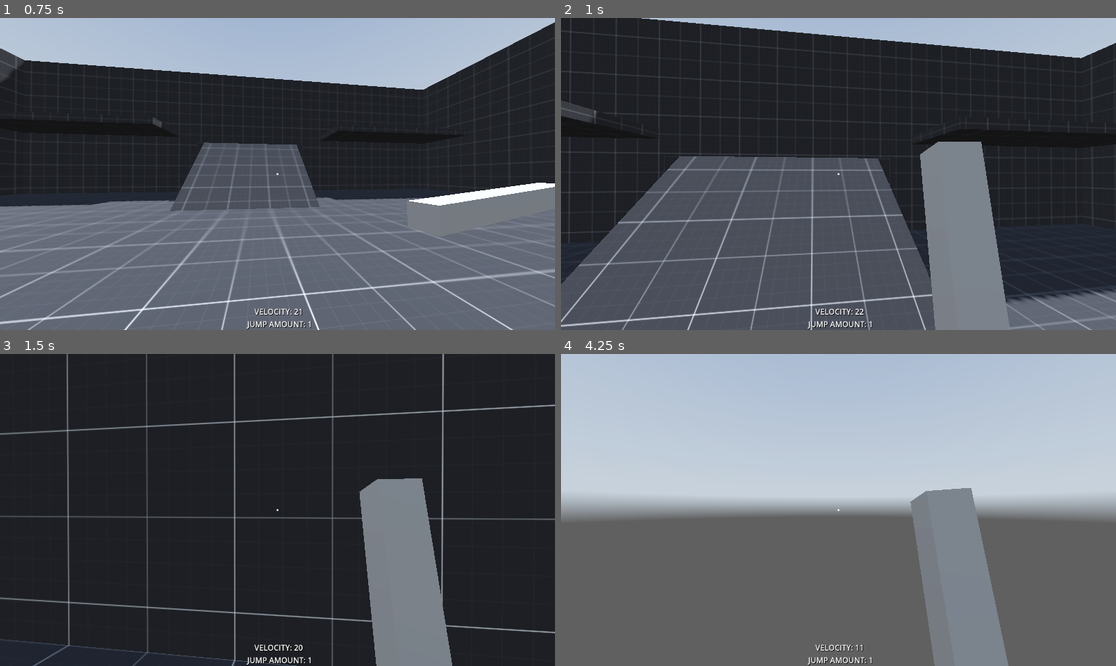
Above: before the commit, frames 1-4 (two rows, left to right).
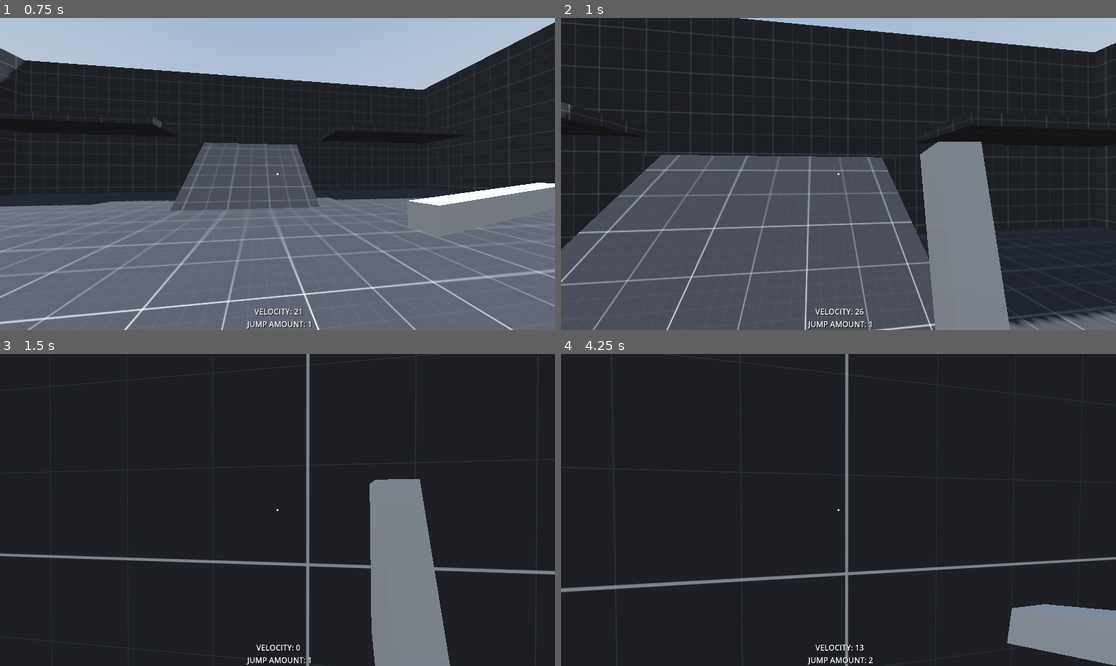
Above: after the commit, the same moments.

Repository: fearbucker/FirstPersonPlatformer
Game: Godot game, scene res://Levels/Main/L_Main.tscn
Two runs of this game, one before a commit and one after it. Both use one fixed random seed, a clock stepped at 60 frames per second and the inputs below. A sky picture missing from this copy of the repository is replaced by a grey-blue gradient.
Inputs (mouse positions are in pixels of both pictures, inside the frame that each line leads up to):
- Up to frame 1 (0.75 s): move the mouse to (305, 174) at 0.52 s; hold W (move_forward) from 0.53 s (still down); hold Shift (sprint) from 0.53 s (still down); click (305, 174) at 0.67 s
- Up to frame 2 (1 s): keep holding W (move_forward); keep holding Shift (sprint); tap Space (jump) at 0.77 s; tap Q (hook, bound only after the commit) at 0.8 s
- Up to frame 3 (1.5 s): keep holding W (move_forward); move the mouse to (249, 510) at 1.27 s; release Shift (sprint) at 1.28 s; tap Q (hook, bound only after the commit) at 1.35 s
- Up to frame 4 (4.25 s): keep holding W (move_forward); tap Space (jump) at 1.52, 3.02, 3.77 s; tap Shift (sprint) at 1.55, 3.05 s; move the mouse to (849, 503) at 2.02 s; click (849, 503) at 2.1 s; tap Q (hook, bound only after the commit) at 2.3, 3.8 s; move the mouse to (832, 516) at 2.77 s; tap Ctrl (crouch) at 2.85 s; click (832, 516) at 2.92 s; move the mouse to (877, 513) at 3.52 s; tap E (ePress) at 3.6 s

Frame 1 is identical in both runs. In frame 2, 11% of the frame differs, in the area x 0-100%, y 0-100%; in frame 3, 5.5%; in frame 4, 100%.

Commit message:
Created grappling hook function

Diff:
--- a/Levels/Main/Label.gd
+++ b/Levels/Main/Label.gd
@@ -5,7 +5,7 @@
 # Reference to the player's MovementController or the relevant script
 @onready var player = $"../Player"
 
-func _process(delta):
+func _process(_delta):
 	# Get the player's velocity from the MovementController
 
 	var velocity = player.velocity
--- a/Player/Head.gd
+++ b/Player/Head.gd
@@ -9,7 +9,12 @@
 @onready var weapon_pivot = $Camera/WeaponPivot
 @onready var player = $".."
 @onready var camera_animations = $Camera/camera_animations
+@onready var hook = $Hook
+@onready var line_helper = $LineHelper
+@onready var line = $LineHelper/Line
 
+
+@export var grapple_point : NodePath
 @export var mouse_sensitivity := 2.0
 @export var y_limit := 90.0
 var mouse_axis := Vector2()
@@ -17,8 +22,75 @@
 var picked_object
 var pull_force = 8
 
+# Grappling Variables
+@export var max_grapple_speed := 1.5
+@export var grapple_speed := .5
+@export var rest_length := 1.0
+var hooked := false
+var grapple_position := Vector3()
+# HOOK STUFF
+
+func handle_hook() -> void:
+	check_hook_activation()
+	var length := calculate_path()
+	draw_hook(length)
+	look_for_point()
+
+func check_hook_activation() -> void:
+	# Activate hook
+
+
+	if Input.is_action_just_pressed("hook") and hook.is_colliding():
+		hooked = true
+		grapple_position = hook.get_collision_point()
+		line.show()
+
+	# Stop grappling
+	elif Input.is_action_just_released("hook"):
+		hooked = false
+		line.hide()
+
+func calculate_path() -> float:
+	var player2hook: Vector3 = grapple_position - player.position
+	var length := player2hook.length()
+	if hooked:
+		# if we more than 4 away from line, don't dampen speed as much
+		if length > 4:
+			player.velocity *= .999
+		# Otherwise dampen speed more
+		else:
+			player.velocity *= .9
+
+		# Hook's law equation
+		var force := grapple_speed * (length - rest_length)
+
+		# Clamp force to be less than max_grapple_speed
+		if abs(force) > max_grapple_speed:
+			force = max_grapple_speed
+
+		# Preserve direction, but scale by force
+		player.velocity += player2hook.normalized() * force
+
+	return length
+
+func draw_hook(length: float) -> void:
+	var direction = grapple_position - line_helper.global_transform.origin
+	var up = Vector3.UP
+	if direction.normalized().dot(up) < 0.99:
+		up = Vector3.RIGHT  # Choose a different up vector that is not nearly aligned
+	line_helper.look_at(grapple_position, up)
+	line.height = length
+	line.position.z = length / -2
+
+
+func look_for_point() -> void:
+	var grapple_pt := get_node_or_null(grapple_point)
+	if grapple_pt and hook.is_colliding():
+		grapple_pt.translation = hook.get_collision_point()
+
 # Called when the node enters the scene tree for the first time.
 func _ready() -> void:
+	line.hide()
 	mouse_sensitivity = mouse_sensitivity / 1000
 	y_limit = deg_to_rad(y_limit)
 
@@ -50,7 +122,7 @@
 	var joystick_axis := Input.get_vector(&"look_left", &"look_right",
 			&"look_down", &"look_up")
 	head_bob()
-
+	handle_hook()
 	if picked_object == null:
 		weapon_pivot.visible = true
 	if picked_object != null:
--- a/Player/Head.tscn
+++ b/Player/Head.tscn
@@ -191,6 +191,47 @@
 "values": [Vector3(-0.195477, 0, 0), Vector3(-0.195477, 0, 0.10472)]
 }
 
+[sub_resource type="Animation" id="Animation_e0chy"]
+resource_name = "sprinting"
+length = 0.8
+loop_mode = 1
+tracks/0/type = "value"
+tracks/0/imported = false
+tracks/0/enabled = true
+tracks/0/path = NodePath("Camera/WeaponPivot:position")
+tracks/0/interp = 1
+tracks/0/loop_wrap = true
+tracks/0/keys = {
+"times": PackedFloat32Array(),
+"transitions": PackedFloat32Array(),
+"update": 0,
+"values": []
+}
+tracks/1/type = "value"
+tracks/1/imported = false
+tracks/1/enabled = true
+tracks/1/path = NodePath("Camera/WeaponPivot/WeaponMesh:position")
+tracks/1/interp = 1
+tracks/1/loop_wrap = true
+tracks/1/keys = {
+"times": PackedFloat32Array(0, 0.4),
+"transitions": PackedFloat32Array(1, -2),
+"update": 0,
+"values": [Vector3(0.28, -0.425, -0.93), Vector3(0.335, -0.5, -0.93)]
+}
+tracks/2/type = "value"
+tracks/2/imported = false
+tracks/2/enabled = true
+tracks/2/path = NodePath("Camera/WeaponPivot/WeaponMesh:rotation")
+tracks/2/interp = 1
+tracks/2/loop_wrap = true
+tracks/2/keys = {
+"times": PackedFloat32Array(0, 0.4),
+"transitions": PackedFloat32Array(1, 1),
+"update": 0,
+"values": [Vector3(-1.92859, 0.867429, 0), Vector3(-1.83609, 0.867429, 0)]
+}
+
 [sub_resource type="Animation" id="Animation_pxprf"]
 resource_name = "wallrun"
 length = 0.5
@@ -230,47 +271,6 @@
 "transitions": PackedFloat32Array(1, 1),
 "update": 0,
 "values": [Vector3(0.6, -0.33, -0.615), Vector3(0.45, -0.38, -0.6)]
-}
-
-[sub_resource type="Animation" id="Animation_e0chy"]
-resource_name = "sprinting"
-length = 0.8
-loop_mode = 1
-tracks/0/type = "value"
-tracks/0/imported = false
-tracks/0/enabled = true
-tracks/0/path = NodePath("Camera/WeaponPivot:position")
-tracks/0/interp = 1
-tracks/0/loop_wrap = true
-tracks/0/keys = {
-"times": PackedFloat32Array(),
-"transitions": PackedFloat32Array(),
-"update": 0,
-"values": []
-}
-tracks/1/type = "value"
-tracks/1/imported = false
-tracks/1/enabled = true
-tracks/1/path = NodePath("Camera/WeaponPivot/WeaponMesh:position")
-tracks/1/interp = 1
-tracks/1/loop_wrap = true
-tracks/1/keys = {
-"times": PackedFloat32Array(0, 0.4),
-"transitions": PackedFloat32Array(1, -2),
-"update": 0,
-"values": [Vector3(0.28, -0.425, -0.93), Vector3(0.335, -0.5, -0.93)]
-}
-tracks/2/type = "value"
-tracks/2/imported = false
-tracks/2/enabled = true
-tracks/2/path = NodePath("Camera/WeaponPivot/WeaponMesh:rotation")
-tracks/2/interp = 1
-tracks/2/loop_wrap = true
-tracks/2/keys = {
-"times": PackedFloat32Array(0, 0.4),
-"transitions": PackedFloat32Array(1, 1),
-"update": 0,
-"values": [Vector3(-1.92859, 0.867429, 0), Vector3(-1.83609, 0.867429, 0)]
 }
 
 [sub_resource type="AnimationLibrary" id="AnimationLibrary_r7p7d"]
@@ -290,6 +290,7 @@
 current = true
 
 [node name="Interaction" type="RayCast3D" parent="Camera"]
+visible = false
 target_position = Vector3(0, 0, -5)
 
 [node name="Hand" type="Marker3D" parent="Camera"]
@@ -319,4 +320,14 @@
 [node name="Sprite2D" type="Sprite2D" parent="HUDCamera"]
 texture = ExtResource("2_5qd2e")
 
+[node name="Hook" type="RayCast3D" parent="."]
+transform = Transform3D(1, 0, 0, 0, -1.08732e-06, -1, 0, 24.875, -4.37114e-08, 0, 0, -1)
+
+[node name="LineHelper" type="Node3D" parent="."]
+
+[node name="Line" type="CSGCylinder3D" parent="LineHelper"]
+transform = Transform3D(1, 0, 0, 0, -4.37114e-08, -1, 0, 1, -4.37114e-08, 0, -1, -3)
+radius = 0.1
+height = 28.564
+
 [connection signal="animation_finished" from="WeaponAnimationPlayer" to="." method="_on_animation_player_animation_finished"]
--- a/project.godot
+++ b/project.godot
@@ -102,6 +102,11 @@
 "events": [Object(InputEventKey,"resource_local_to_scene":false,"resource_name":"","device":-1,"window_id":0,"alt_pressed":false,"shift_pressed":false,"ctrl_pressed":false,"meta_pressed":false,"pressed":false,"keycode":0,"physical_keycode":69,"key_label":0,"unicode":101,"echo":false,"script":null)
 ]
 }
+hook={
+"deadzone": 0.5,
+"events": [Object(InputEventKey,"resource_local_to_scene":false,"resource_name":"","device":-1,"window_id":0,"alt_pressed":false,"shift_pressed":false,"ctrl_pressed":false,"meta_pressed":false,"pressed":false,"keycode":0,"physical_keycode":81,"key_label":0,"unicode":113,"echo":false,"script":null)
+]
+}
 
 [layer_names]
 
